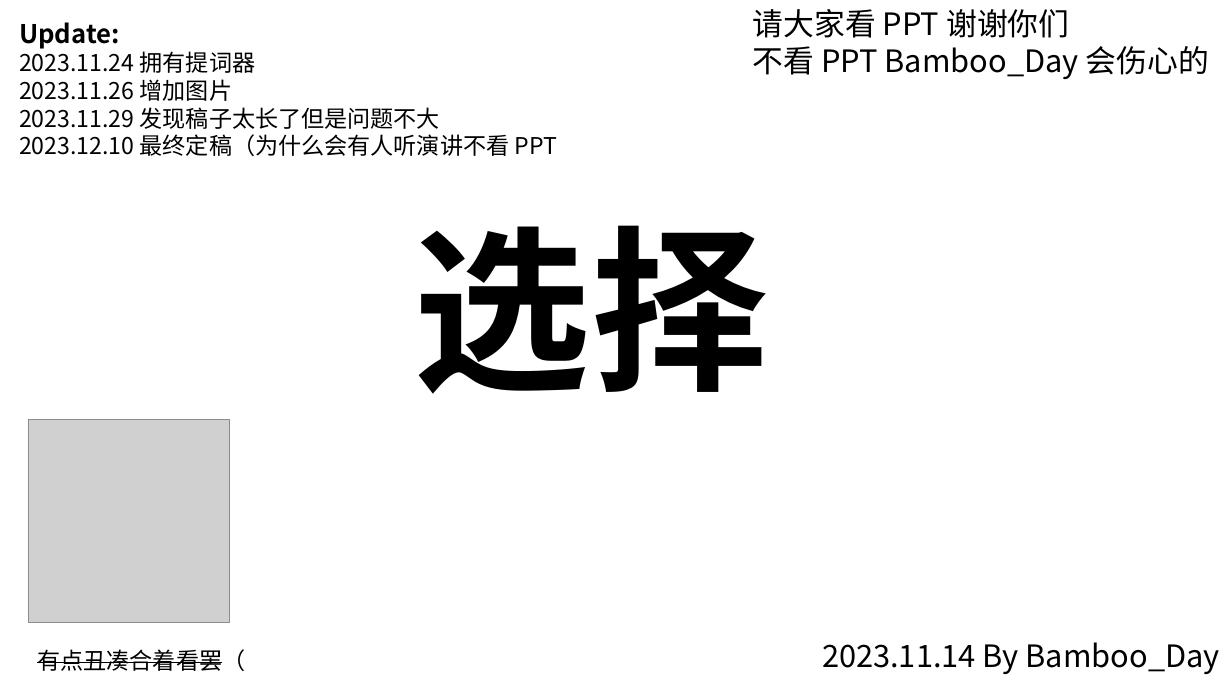
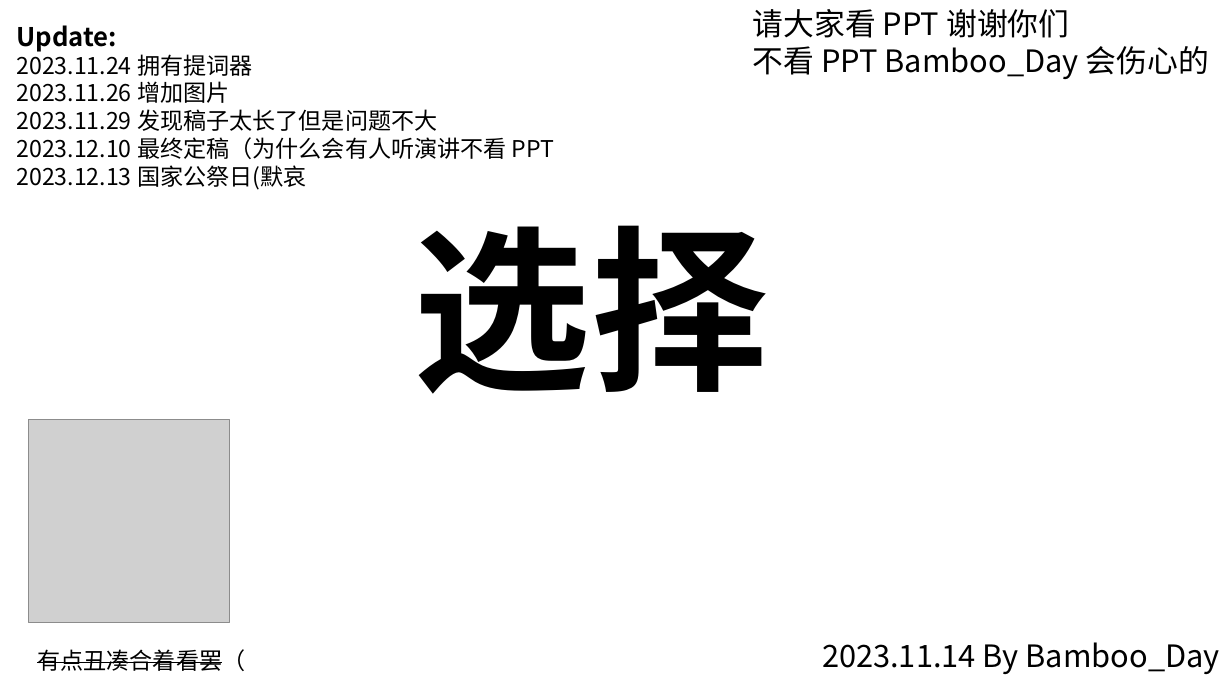
Before and after one commit to BambooDay/OI, a slide deck: slide 1 of 激情演讲.pptx. Drawn at 1232x693 pixels with LibreOffice and Linux fonts; fonts in the diff are those of the drawing; grey boxes stand for pictures. Boxes give left, top, right and bottom in pixels: in the first picture for what was removed or moved away, otherwise in the second. Text is boxed around its words. In the diff, an @@ line names an element or a change of style, - is before the commit and + after.

```diff
--- a/激情演讲.pptx
+++ b/激情演讲.pptx
@@ text at (17,165,307,190): paragraph added @@
+2023.12.13 国家公祭日(默哀
```
Also in this commit, not shown: 1 other slide changed.
